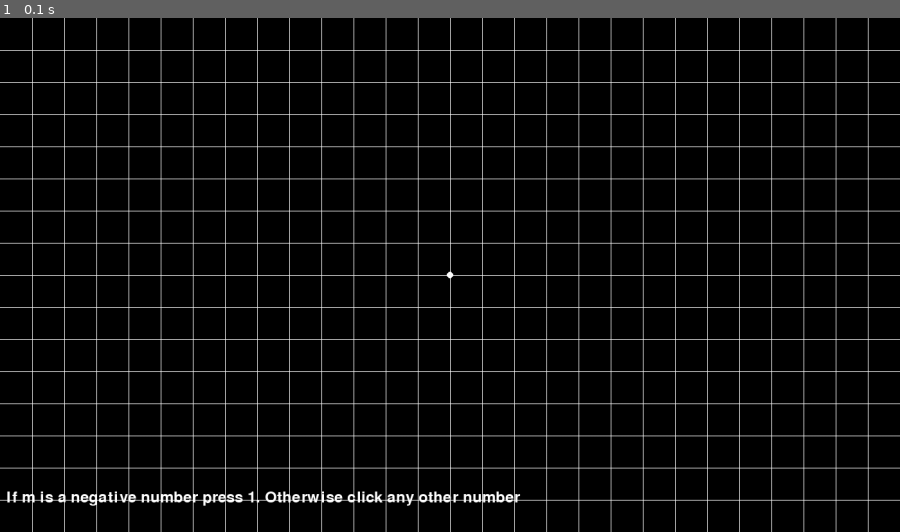
Above: before the commit, frame 1.
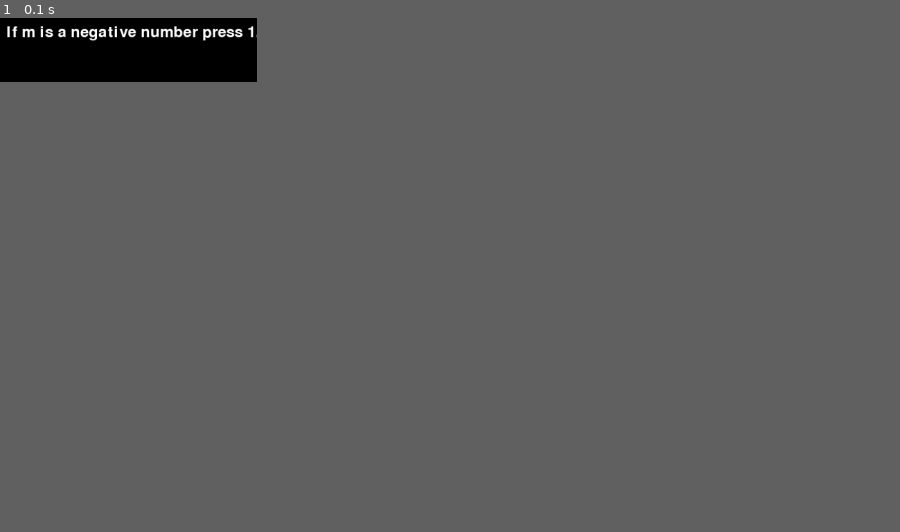
Above: after the commit, the same moment.

Repository: DillTheBeast/Renderer
Game: pygame game, started from Python/Graph.py
Two runs of this game, one before a commit and one after it. Both use one fixed random seed, a clock stepped at 60 frames per second and the inputs below.
Inputs:
- Up to frame 1 (0.1 s): no input
In our replay, the window is 900x514 before the commit and 257x64 after it. These sizes can differ from the game's own. Grey fills any space a smaller window leaves; there, only what the larger window draws over its background counts as a difference.

The runs differ from the first frame. In frame 1, 9.4% of the frame differs, in the area x 0-100%, y 0-100%.

Commit message:
Update Graph.py

Diff:
--- a/Python/Graph.py
+++ b/Python/Graph.py
@@ -28,32 +28,27 @@
         pygame.draw.line(screen, WHITE, (0, y), (WIDTH, y))
 
 def inputText(display_text, initial_value=""):
+    input_window = pygame.display.set_mode((400, 100))
+    pygame.display.set_caption("Text Input")
     user_text = initial_value
-    text_surface = font.render(display_text + user_text, True, WHITE)
-    input_rect = text_surface.get_rect(bottomleft=(10, HEIGHT - 40))
 
-    active = True
-
-    while active:
+    while True:
         for event in pygame.event.get():
             if event.type == pygame.QUIT:
                 pygame.quit()
                 quit()
             if event.type == pygame.KEYDOWN:
                 if event.key == pygame.K_RETURN:
-                    active = False
+                    return user_text
                 elif event.key == pygame.K_BACKSPACE:
                     user_text = user_text[:-1]
                 else:
                     user_text += event.unicode
-                text_surface = font.render(display_text + user_text, True, WHITE)
 
-        screen.fill(BLACK)
-        drawGrid()
-        screen.blit(text_surface, input_rect)
+        input_window.fill(BLACK)
+        text_surface = font.render(display_text + user_text, True, WHITE)
+        input_window.blit(text_surface, (10, 10))
         pygame.display.flip()
-
-    return user_text
 
 def findPoints():
     print("Use the line equation y = mx + b")
